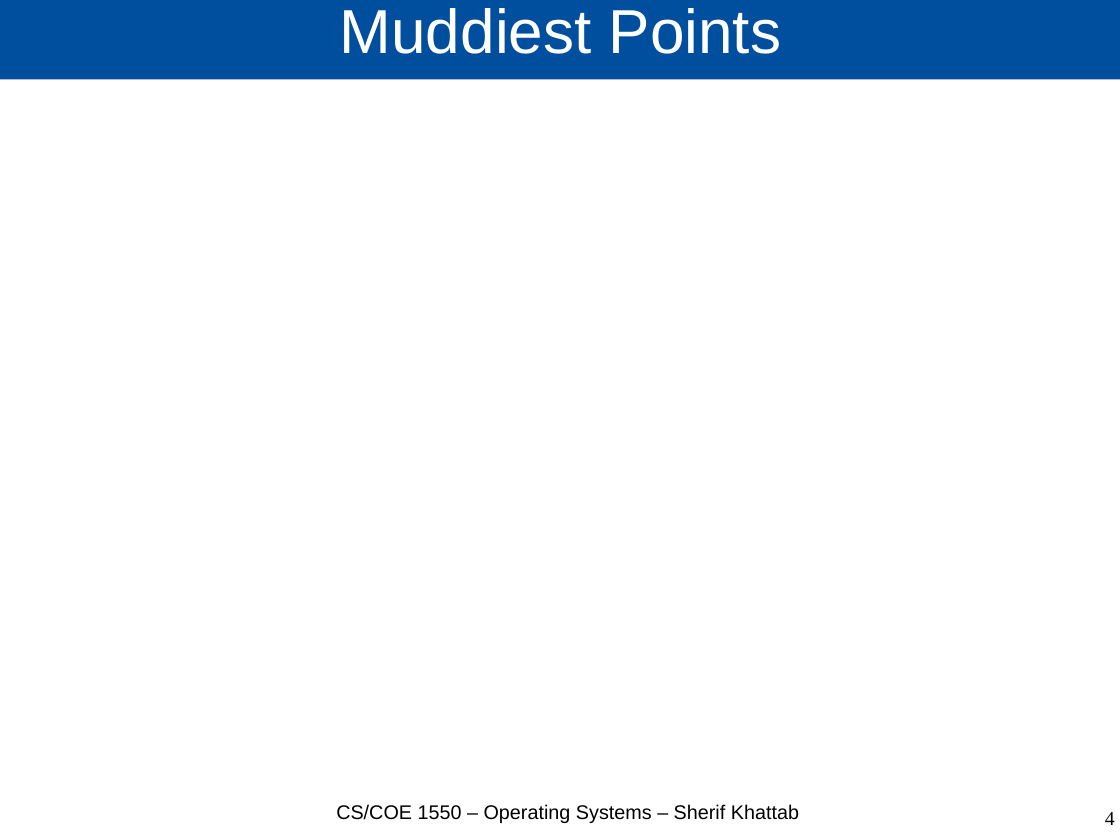
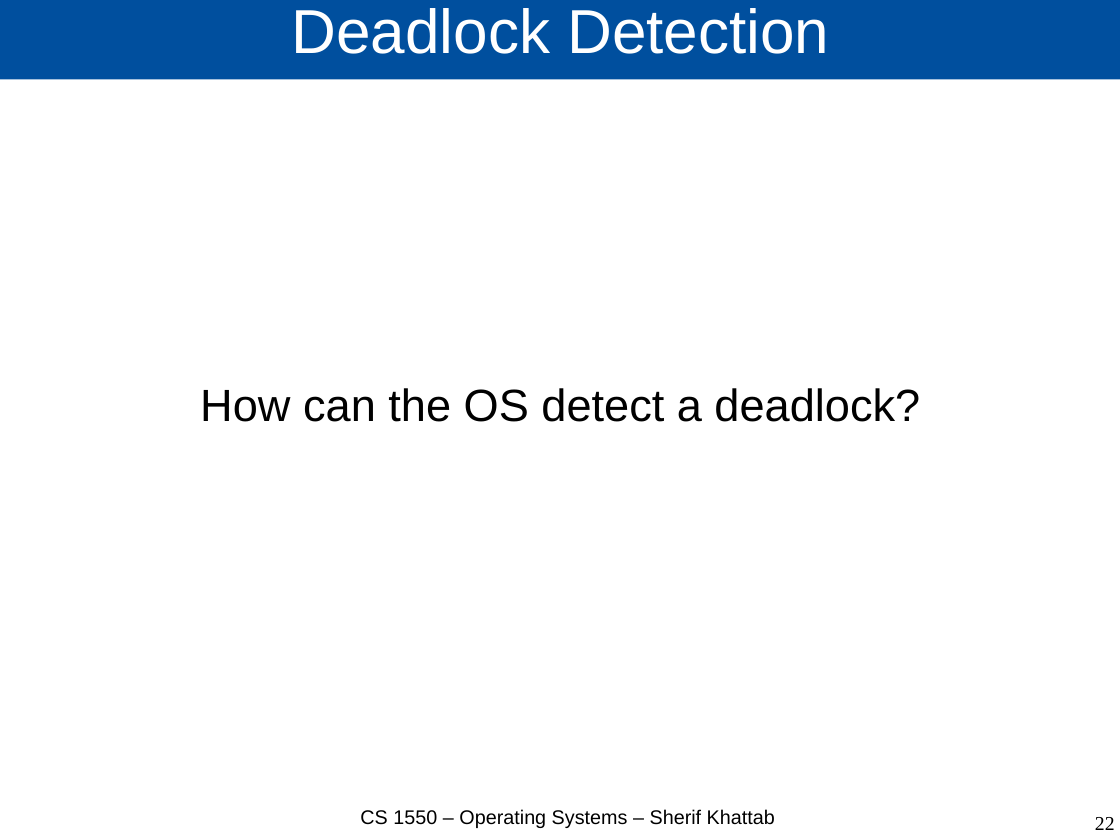
Before and after one commit to cs1550-2244/cs1550-code-handouts, a slide deck: slide 22 of DraftSlides/Lecture8.pptx (slide 4 before the commit). Drawn at 1120x840 pixels with LibreOffice and Linux fonts; fonts in the diff are those of the drawing. Boxes give left, top, right and bottom in pixels: in the first picture for what was removed or moved away, otherwise in the second. Text is boxed around its words. In the diff, an @@ line names an element or a change of style, - is before the commit and + after.

```diff
--- a/DraftSlides/Lecture8.pptx
+++ b/DraftSlides/Lecture8.pptx
@@ title at (291, 8, 829, 54): text changed @@
-Muddiest Points
+Deadlock Detection
@@ text added at (200, 388, 920, 422), 32 pt, text #000000 @@
+How can the OS detect a deadlock?
@@ text at (360, 809, 775, 828): text changed @@
-CS/COE 1550 – Operating Systems – Sherif Khattab
+CS 1550 – Operating Systems – Sherif Khattab
@@ page number at (1095, 817, 1115, 830): text changed @@
-4
+22
```
Also in this commit, not shown: 13 other slides changed, 12 slides added, 3 other files.
